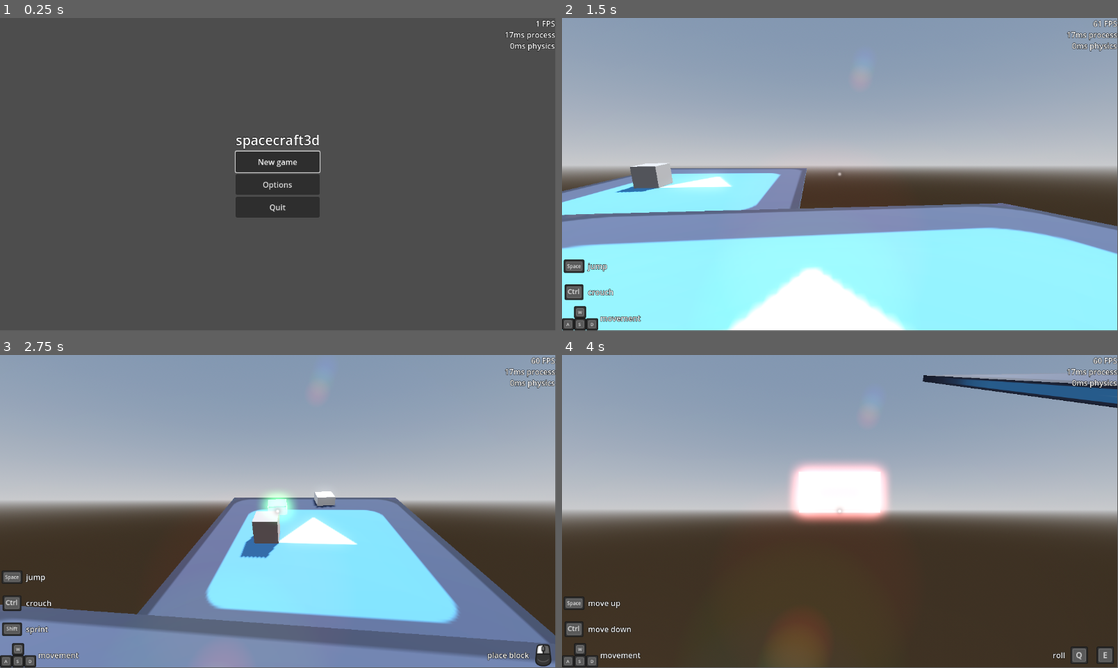
Above: before the commit, frames 1-4 (two rows, left to right).
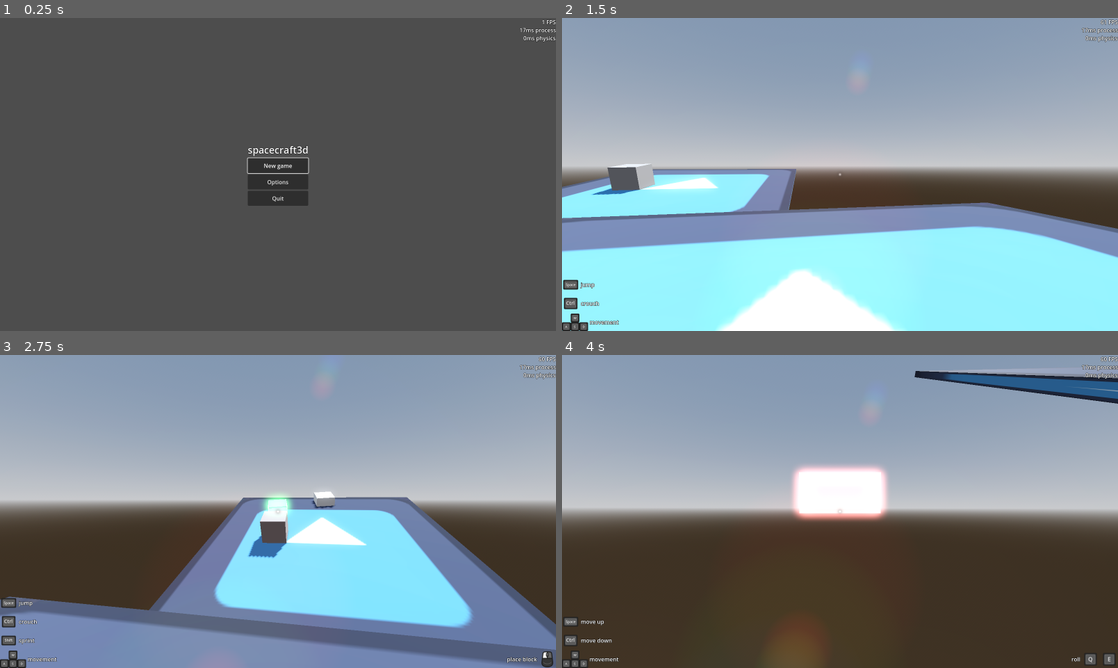
Above: after the commit, the same moments.

Repository: matmas/spacecraft3d
Game: Godot game, scene res://menus/main_menu/main_menu.tscn
Two runs of this game, one before a commit and one after it. Both use one fixed random seed, a clock stepped at 60 frames per second and the inputs below. The engine's default icon, where the game draws it, is replaced by a stand-in: a white triangle on a blue panel in a dark square.
Inputs (mouse positions are in pixels of both pictures, inside the frame that each line leads up to):
- Up to frame 1 (0.25 s): no input
- Up to frame 2 (1.5 s): click "New game" at 0.5 s; tap Enter at 1.25 s; move the mouse to (867, 171) at 1.27 s; hold W (move_forward) from 1.28 s (still down); hold Ctrl (crouch) from 1.28 s (still down); click (867, 171) at 1.42 s
- Up to frame 3 (2.75 s): keep holding W (move_forward); tap Space (jump) at 1.52, 2.27 s; move the mouse to (250, 511) at 2.02 s; release Ctrl (crouch) at 2.03 s; click (250, 511) at 2.1 s
- Up to frame 4 (4 s): keep holding W (move_forward); move the mouse to (851, 505) at 2.77 s; hold Shift (sprint) 2.78-3.53 s; move the mouse to (834, 514) at 3.52 s; tap Backspace at 3.6 s; click (834, 514) at 3.67 s; tap Space (jump) at 3.77 s
In our replay, the window is 799x449 before the commit and 800x450 after it. These sizes can differ from the game's own. Grey fills any space a smaller window leaves; there, only what the larger window draws over its background counts as a difference.

The runs differ from the first frame. In frame 1, 2.5% of the frame differs, in the area x 42-100%, y 0-64%; in frame 2, 6.9%; in frame 3, 9.8%, in the area x 0-100%, y 0-100%; in frame 4, 4.2%.

Commit message:
Change default viewport size to 1600x900

Diff:
--- a/project.godot
+++ b/project.godot
@@ -26,6 +26,11 @@
 InputMonitor="*res://input_icons/input_monitor_autoload.gd"
 GameOptions="*res://game_options/game_options_autoload.gd"
 
+[display]
+
+window/size/viewport_width=1600
+window/size/viewport_height=900
+
 [editor]
 
 movie_writer/movie_file="export/movie.avi"
